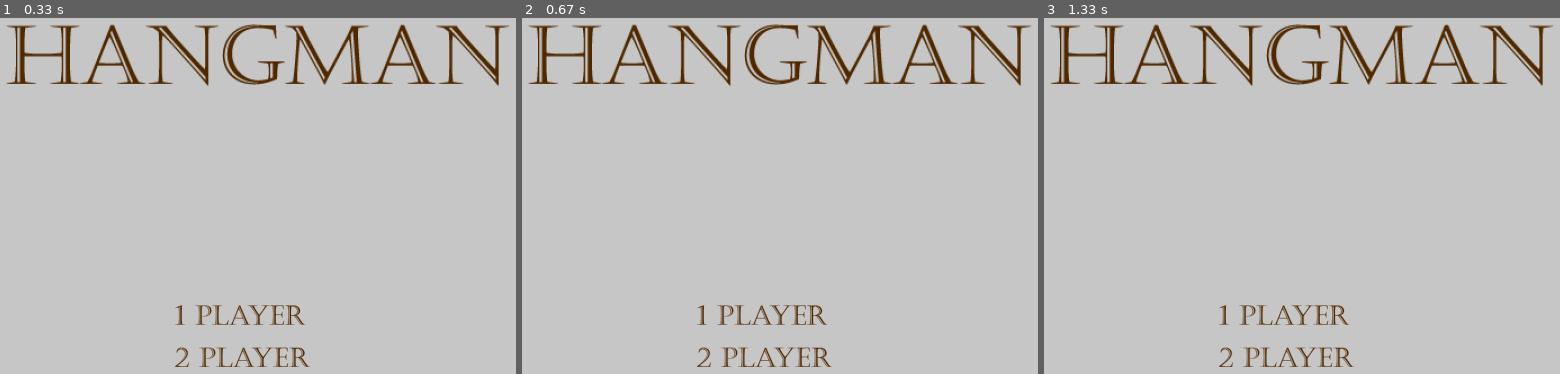
Above: before the commit, frames 1-3 (left to right).
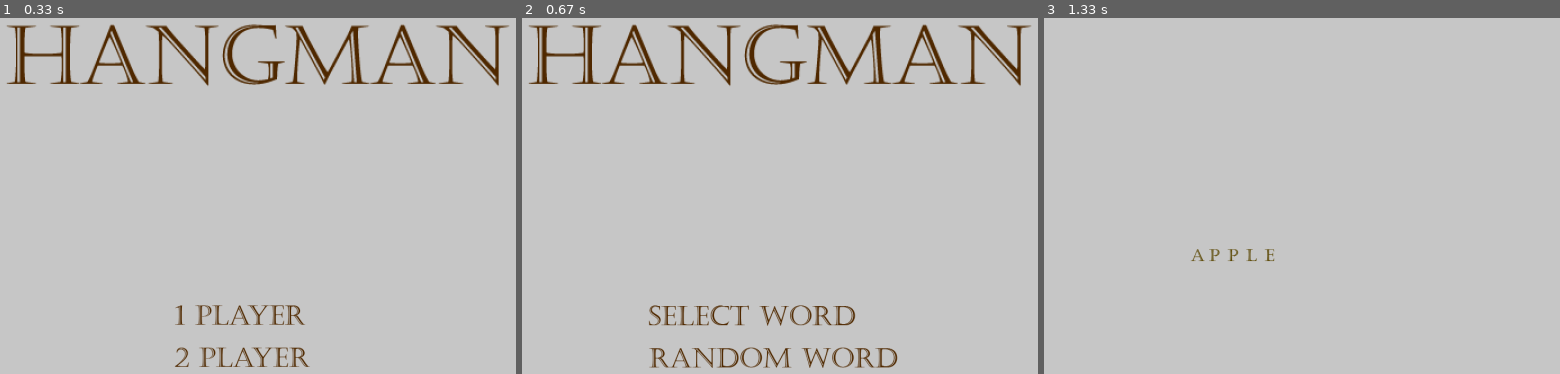
Above: after the commit, the same moments.

Repository: OM3G424747/Pygame_Hangman
Game: pygame game, started from Hangman_Game.py
Same seed, same stepped clock (60 frames per second), same inputs: the game is played once before the commit and once after it.
Inputs (mouse positions are in pixels of both pictures, inside the frame that each line leads up to):
- Up to frame 1 (0.33 s): no input
- Up to frame 2 (0.67 s): click (764, 356) at 0.38 s
- Up to frame 3 (1.33 s): click (1296, 356) at 0.72 s

Frame 1 is identical in both runs. In frame 2, 2.3% of the frame differs, in the area x 24-73%, y 80-99%; in frame 3, 5.7%, in the area x 1-99%, y 1-99%.

Commit message:
Update Hangman_Game.py
Updates menus to respond to mouse clicks and included for loop to test looping over words

Diff:
--- a/Hangman_Game.py
+++ b/Hangman_Game.py
@@ -56,44 +56,50 @@
 
 #GAME LOOP ----------------------------------------------------------------------------------------------------------------------------------------------------------------
     def run_game_loop (self):
+        click = False
         Game_Over = False
         GameMenu = True
         OnePlayerGame = False #sets game into a state where you play against the CPU
         TwoPlayerGame = False #sets game into a two player state where you play against another player
-        ChooseWords = False
+        ChooseWord = False
+        RandomWord = False
         letterGuessed = ""
         turn = ""
+        onScreenKeyBoard = "qwertyuiopasdfghjklzxcvbnm"
+
 
         title = GameObject("assets/Menu/Title.png", 350,100,896,110)
         onePlayer = GameObject("assets/Menu/singlePlayer.png", 650,600,233,34)
         twoPlayer = GameObject("assets/Menu/2Player.png", 650,675,241,34)
-
-        letterA = GameObject("assets/A.png", 100,100,26,21)
-        letterB = GameObject("assets/B.png", 100,100,20,21)
-        letterC = GameObject("assets/C.png", 100,100,22,21)
-        letterD = GameObject("assets/D.png", 100,100,26,21)
-        letterE = GameObject("assets/E.png", 100,100,17,21)
-        letterF = GameObject("assets/F.png", 100,100,17,21)
-        letterG = GameObject("assets/G.png", 100,100,24,22)
-        letterH = GameObject("assets/H.png", 100,100,28,21)
-        letterI = GameObject("assets/I.png", 100,100,13,21)
-        letterJ = GameObject("assets/J.png", 100,100,16,21)
-        letterK = GameObject("assets/K.png", 100,100,25,21)
-        letterL = GameObject("assets/L.png", 100,100,19,21)
-        letterM = GameObject("assets/M.png", 100,100,33,21)
-        letterN = GameObject("assets/N.png", 100,100,28,21)
-        letterO = GameObject("assets/O.png", 100,100,25,21)
-        letterP = GameObject("assets/P.png", 100,100,19,21)
-        letterQ = GameObject("assets/Q.png", 100,100,27,21)
-        letterR = GameObject("assets/R.png", 100,100,24,21)
-        letterS = GameObject("assets/S.png", 100,100,14,21)
-        letterT = GameObject("assets/T.png", 100,100,22,22)
-        letterU = GameObject("assets/U.png", 100,100,25,21)
-        letterV = GameObject("assets/V.png", 100,100,25,21)
-        letterW = GameObject("assets/W.png", 100,100,34,21)
-        letterX = GameObject("assets/X.png", 100,100,28,21)
-        letterY = GameObject("assets/Y.png", 100,100,25,21)
-        letterZ = GameObject("assets/Z.png", 100,100,20,22)
+        selectWord = GameObject("assets/Menu/selectWord.png", 565,600,367,36)
+        randomWord = GameObject("assets/Menu/randomWord.png", 565,675,442,36)
+
+        A = GameObject("assets/A.png", 100,100,26,21)
+        B = GameObject("assets/B.png", 100,100,20,21)
+        C = GameObject("assets/C.png", 100,100,22,21)
+        D = GameObject("assets/D.png", 100,100,26,21)
+        E = GameObject("assets/E.png", 100,100,17,21)
+        F = GameObject("assets/F.png", 100,100,17,21)
+        G = GameObject("assets/G.png", 100,100,24,22)
+        H = GameObject("assets/H.png", 100,100,28,21)
+        I = GameObject("assets/I.png", 100,100,13,21)
+        J = GameObject("assets/J.png", 100,100,16,21)
+        K = GameObject("assets/K.png", 100,100,25,21)
+        L = GameObject("assets/L.png", 100,100,19,21)
+        M = GameObject("assets/M.png", 100,100,33,21)
+        N = GameObject("assets/N.png", 100,100,28,21)
+        O = GameObject("assets/O.png", 100,100,25,21)
+        P = GameObject("assets/P.png", 100,100,19,21)
+        Q = GameObject("assets/Q.png", 100,100,27,21)
+        R = GameObject("assets/R.png", 100,100,24,21)
+        S = GameObject("assets/S.png", 100,100,14,21)
+        T = GameObject("assets/T.png", 100,100,22,22)
+        U = GameObject("assets/U.png", 100,100,25,21)
+        V = GameObject("assets/V.png", 100,100,25,21)
+        W = GameObject("assets/W.png", 100,100,34,21)
+        X = GameObject("assets/X.png", 100,100,28,21)
+        Y = GameObject("assets/Y.png", 100,100,25,21)
+        Z = GameObject("assets/Z.png", 100,100,20,22)
 
 
 
@@ -102,6 +108,9 @@
                 if event.type == pygame.QUIT:
                     Game_Over = True
                 keys = pygame.key.get_pressed()
+                mousePos = pygame.mouse.get_pos()
+                if event.type == pygame.MOUSEBUTTONDOWN:
+                    click = True
 
                 if keys[pygame.K_ESCAPE] == True:
                     Game_Over = True
@@ -211,28 +220,226 @@
                         GuessList.append("Z")
                         turn = "Over"
 
+            def displayLetter( Letter ):
+                if Letter.capitalize() == "A":
+                    A.Draw(self.Game_Screen)
+                elif Letter.capitalize() == "B":
+                    B.Draw(self.Game_Screen)
+                elif Letter.capitalize() == "C":
+                    C.Draw(self.Game_Screen)
+                elif Letter.capitalize() == "D":
+                    D.Draw(self.Game_Screen)
+                elif Letter.capitalize() == "E":
+                    E.Draw(self.Game_Screen)
+                elif Letter.capitalize() == "F":
+                    F.Draw(self.Game_Screen)
+                elif Letter.capitalize() == "G":
+                    G.Draw(self.Game_Screen)
+                elif Letter.capitalize() == "H":
+                    H.Draw(self.Game_Screen)
+                elif Letter.capitalize() == "I":
+                    I.Draw(self.Game_Screen)
+                elif Letter.capitalize() == "J":
+                    J.Draw(self.Game_Screen)
+                elif Letter.capitalize() == "K":
+                    K.Draw(self.Game_Screen)
+                elif Letter.capitalize() == "L":
+                    L.Draw(self.Game_Screen)
+                elif Letter.capitalize() == "M":
+                    M.Draw(self.Game_Screen)
+                elif Letter.capitalize() == "N":
+                    N.Draw(self.Game_Screen)
+                elif Letter.capitalize() == "O":
+                    O.Draw(self.Game_Screen)
+                elif Letter.capitalize() == "P":
+                    P.Draw(self.Game_Screen)
+                elif Letter.capitalize() == "Q":
+                    Q.Draw(self.Game_Screen)
+                elif Letter.capitalize() == "R":
+                    R.Draw(self.Game_Screen)
+                elif Letter.capitalize() == "S":
+                    S.Draw(self.Game_Screen)
+                elif Letter.capitalize() == "T":
+                    T.Draw(self.Game_Screen)
+                elif Letter.capitalize() == "U":
+                    U.Draw(self.Game_Screen)
+                elif Letter.capitalize() == "V":
+                    V.Draw(self.Game_Screen)
+                elif Letter.capitalize() == "W":
+                    W.Draw(self.Game_Screen)
+                elif Letter.capitalize() == "X":
+                    X.Draw(self.Game_Screen)
+                elif Letter.capitalize() == "Y":
+                    Y.Draw(self.Game_Screen)
+                elif Letter.capitalize() == "Z":
+                    Z.Draw(self.Game_Screen)
+
+            def changeLetterPos(Letter, newX_pos, newY_pos ):
+                if Letter.capitalize() == "A":
+                    A.X_pos = newX_pos
+                    A.Y_pos = newY_pos
+                elif Letter.capitalize() == "B":
+                    B.X_pos = newX_pos
+                    B.Y_pos = newY_pos
+                elif Letter.capitalize() == "C":
+                    C.X_pos = newX_pos
+                    C.Y_pos = newY_pos
+                elif Letter.capitalize() == "D":
+                    D.X_pos = newX_pos
+                    D.Y_pos = newY_pos
+                elif Letter.capitalize() == "E":
+                    E.X_pos = newX_pos
+                    E.Y_pos = newY_pos
+                elif Letter.capitalize() == "F":
+                    F.X_pos = newX_pos
+                    F.Y_pos = newY_pos
+                elif Letter.capitalize() == "G":
+                    G.X_pos = newX_pos
+                    G.Y_pos = newY_pos
+                elif Letter.capitalize() == "H":
+                    H.X_pos = newX_pos
+                    H.Y_pos = newY_pos
+                elif Letter.capitalize() == "I":
+                    I.X_pos = newX_pos
+                    I.Y_pos = newY_pos
+                elif Letter.capitalize() == "J":
+                    J.X_pos = newX_pos
+                    J.Y_pos = newY_pos
+                elif Letter.capitalize() == "K":
+                    K.X_pos = newX_pos
+                    K.Y_pos = newY_pos
+                elif Letter.capitalize() == "L":
+                    L.X_pos = newX_pos
+                    L.Y_pos = newY_pos
+                elif Letter.capitalize() == "M":
+                    M.X_pos = newX_pos
+                    M.Y_pos = newY_pos
+                elif Letter.capitalize() == "N":
+                    N.X_pos = newX_pos
+                    N.Y_pos = newY_pos
+                elif Letter.capitalize() == "O":
+                    O.X_pos = newX_pos
+                    O.Y_pos = newY_pos
+                elif Letter.capitalize() == "P":
+                    P.X_pos = newX_pos
+                    P.Y_pos = newY_pos
+                elif Letter.capitalize() == "Q":
+                    Q.X_pos = newX_pos
+                    Q.Y_pos = newY_pos
+                elif Letter.capitalize() == "R":
+                    R.X_pos = newX_pos
+                    R.Y_pos = newY_pos
+                elif Letter.capitalize() == "S":
+                    S.X_pos = newX_pos
+                    S.Y_pos = newY_pos
+                elif Letter.capitalize() == "T":
+                    T.X_pos = newX_pos
+                    T.Y_pos = newY_pos
+                elif Letter.capitalize() == "U":
+                    U.X_pos = newX_pos
+                    U.Y_pos = newY_pos
+                elif Letter.capitalize() == "V":
+                    V.X_pos = newX_pos
+                    V.Y_pos = newY_pos
+                elif Letter.capitalize() == "W":
+                    W.X_pos = newX_pos
+                    W.Y_pos = newY_pos
+                elif Letter.capitalize() == "X":
+                    X.X_pos = newX_pos
+                    X.Y_pos = newY_pos
+                elif Letter.capitalize() == "Y":
+                    Y.X_pos = newX_pos
+                    Y.Y_pos = newY_pos
+                elif Letter.capitalize() == "Z":
+                    Z.X_pos = newX_pos
+                    Z.Y_pos = newY_pos
+
             #ToDo - possibly add option for AI difficulty to increase
-            if GameMenu == True:
+            if GameMenu == True and OnePlayerGame == False and TwoPlayerGame == False:
                 self.Game_Screen.fill(LightGrey_Colour)
                 title.Draw(self.Game_Screen)
                 onePlayer.Draw(self.Game_Screen)
                 twoPlayer.Draw(self.Game_Screen)
-                if event.type == pygame.MOUSEBUTTONDOWN:
-                    pos = pygame.mouse.get_pos
-                    print(pos)
-
-
-
-            elif GameMenu == False and OnePlayerGame == True:
-                pass
+                numSelect = random.randint(0,1)
+                if event.type == pygame.MOUSEBUTTONDOWN and mousePos[0] >= onePlayer.X_pos and mousePos[1] >= onePlayer.Y_pos and mousePos[0] <= onePlayer.X_pos + 233 and mousePos[1] <=  onePlayer.Y_pos + 34:
+                    print(mousePos)
+                    print("You clicked on One Player Mode")
+                    if click == True:
+                        OnePlayerGame = True
+                        click = False
+                elif mousePos[0] >= twoPlayer.X_pos and mousePos[1] >= twoPlayer.Y_pos and mousePos[0] <= twoPlayer.X_pos + 241 and mousePos[1] <=  twoPlayer.Y_pos + 34:
+                    print(mousePos)
+                    print("You clicked on Two Player Mode")
+                    if click == True:
+                        OnePlayerGame = True
+                        click = False
+
+
+
+
+            elif GameMenu == True and RandomWord == False and ChooseWord == False :
+                self.Game_Screen.fill(LightGrey_Colour)
+                title.Draw(self.Game_Screen)
+                selectWord.Draw(self.Game_Screen)
+                randomWord.Draw(self.Game_Screen)
+                if mousePos[0] >= selectWord.X_pos and mousePos[1] >= selectWord.Y_pos and mousePos[0] <= selectWord.X_pos + 367 and mousePos[1] <=  selectWord.Y_pos + 36:
+                    print(mousePos)
+                    print("You clicked on Select a Word Mode")
+                    if click == True:
+                        ChooseWord = True
+                        click = False
+                elif mousePos[0] >= randomWord.X_pos and mousePos[1] >= randomWord.Y_pos and mousePos[0] <= randomWord.X_pos + 442 and mousePos[1] <=  randomWord.Y_pos + 36:
+                    print(mousePos)
+                    print("You clicked on Random Word Mode")
+                    if click == True:
+                        RandomWord = True
+                        click = False
+                        print (RandomWord)
+
+
                 #add if statement for if ChooseWord == True
                 #if ChooseWord == True, display a list of words
 
-            elif GameMenu == False and TwoPlayerGame == True:
-                pass
+            elif GameMenu == True and RandomWord == True or ChooseWord == True :
+                self.Game_Screen.fill(LightGrey_Colour)
+
+                if RandomWord == True:
+
+
+#TODO - Turn into a function for displaying words on screen
+                    Word = Word_List[numSelect]
+                    X_posList = []
+                    print(Word)
+                    Counter = 0
+                    for Letter in Word:
+                        Y_pos = 500 #Yposition of where the word will be displayed
+                        if Counter >= 1:
+                            X_posList.append(X_posList[Counter - 1] + 33)
+                            changeLetterPos(Letter, X_posList[Counter], Y_pos )
+                            displayLetter(Letter)
+                            Counter = Counter + 1
+                            if Counter == len(Word):
+                                print (Counter)
+                                print(X_posList)
+                                Counter = 0
+
+                        elif Counter == 0:
+                            X_posList.append(600) # set starting postion of first letter
+                            changeLetterPos(Letter ,X_posList[Counter], Y_pos)
+                            displayLetter(Letter)
+                            Counter = Counter + 1
+
+
+
+
+
+
+
                 #add if statement for if ChooseWord == True
                 #if ChooseWord == True, display a list of words, ask other player to look away
 
+
+
             pygame.display.update() #Updates the current frame after completing the loop
             Clock.tick(self.Tick_Rate) #Sets the frame rate per second
 
